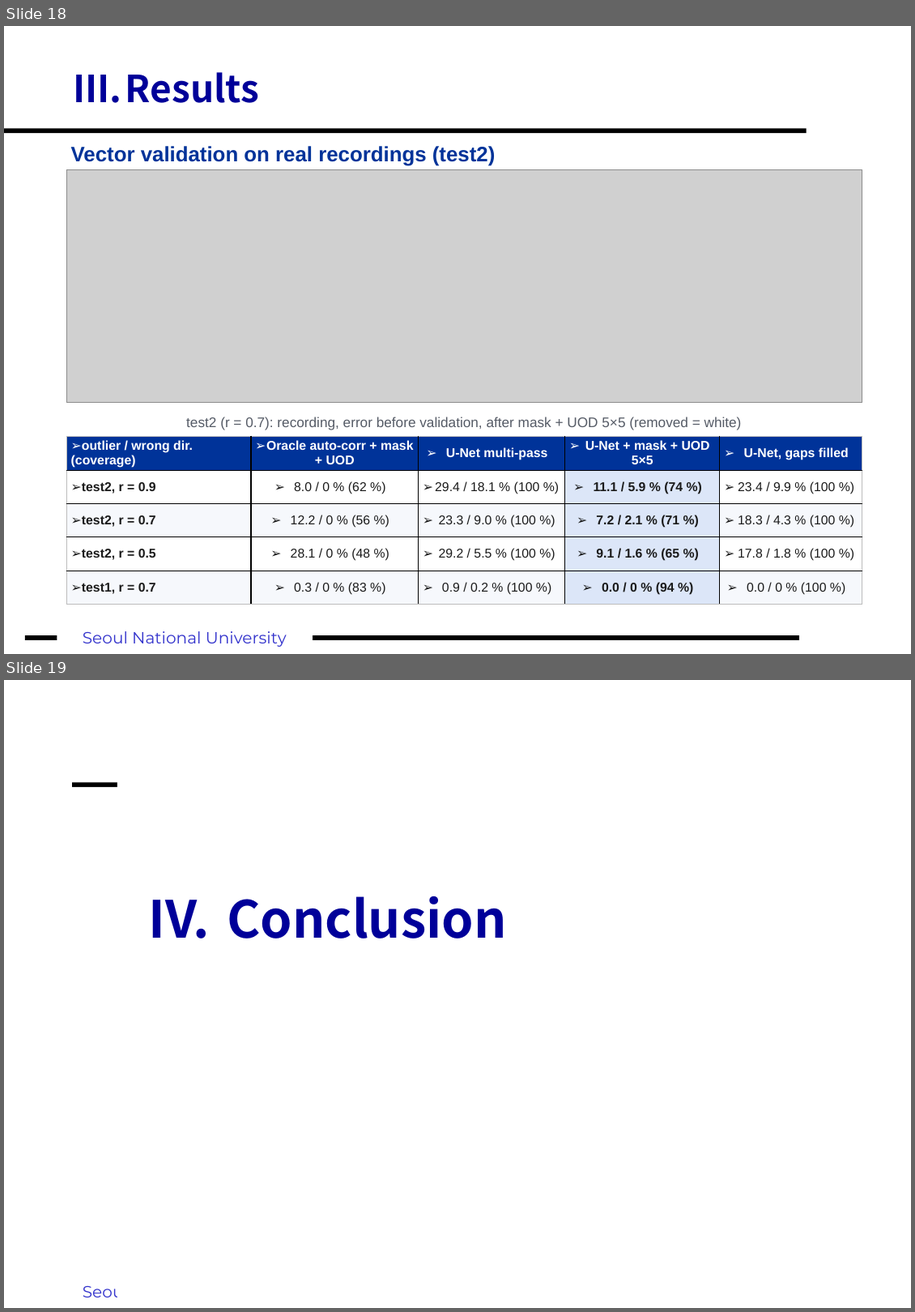
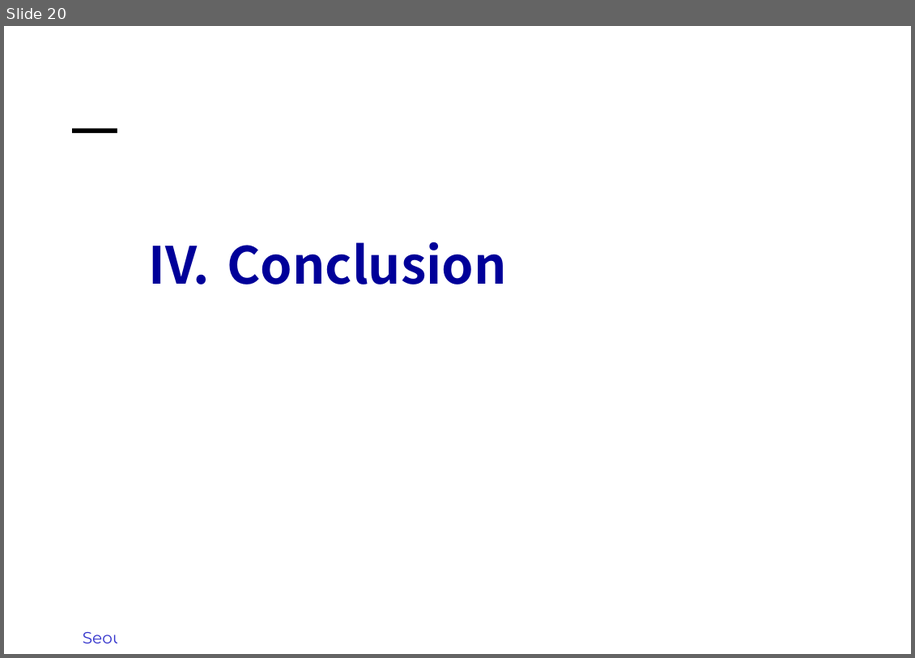
Before and after one commit to fosherrat/piv_termproject, a slide deck: presentation/PIV_term_project.pptx. Shown one above the other, each under a label of ours: slides 18 and 19 before the commit, slide 20 after it. The pictures are 915x1312 and 915x658 pixels, drawn with LibreOffice and Linux fonts; fonts in the diff are those of the drawing; grey boxes stand for pictures; background and template pictures are left out. Boxes give left, top, right and bottom in pixels: in the first picture for what was removed or moved away, otherwise in the second. Text is boxed around its words. In the diff, an @@ line names an element or a change of style, - is before the commit and + after.

```diff
--- a/presentation/PIV_term_project.pptx
+++ b/presentation/PIV_term_project.pptx
@@ slide 18 removed at [4,26,911,654], background #FFFFFF; not listed: 3 template elements that a slide beside it also shows @@
@@ title removed at [73,72,259,103] @@
-III. Results
@@ text removed at [71,146,496,166] @@
-Vector validation on real recordings (test2)
@@ picture removed at [67,170,863,403] @@
@@ table removed at [67,437,863,604], 5 rows, 5 columns @@
-outlier / wrong dir. (coverage) | Oracle auto-corr + mask + UOD | U-Net multi-pass | U-Net + mask + UOD 5×5 | U-Net, gaps filled
-test2, r = 0.9 | 8.0 / 0 % (62 %) | 29.4 / 18.1 % (100 %) | 11.1 / 5.9 % (74 %) | 23.4 / 9.9 % (100 %)
-test2, r = 0.7 | 12.2 / 0 % (56 %) | 23.3 / 9.0 % (100 %) | 7.2 / 2.1 % (71 %) | 18.3 / 4.3 % (100 %)
-test2, r = 0.5 | 28.1 / 0 % (48 %) | 29.2 / 5.5 % (100 %) | 9.1 / 1.6 % (65 %) | 17.8 / 1.8 % (100 %)
-test1, r = 0.7 | 0.3 / 0 % (83 %) | 0.9 / 0.2 % (100 %) | 0.0 / 0 % (94 %) | 0.0 / 0 % (100 %)
@@ text removed at [186,416,742,430] @@
-test2 (r = 0.7): recording, error before validation, after mask + UOD 5×5 (removed = white)
@@ what was slide 19 is now slide 20 @@
```
Also in this commit, not shown: 6 slides changed, 6 slides added, 4 other slides removed.
